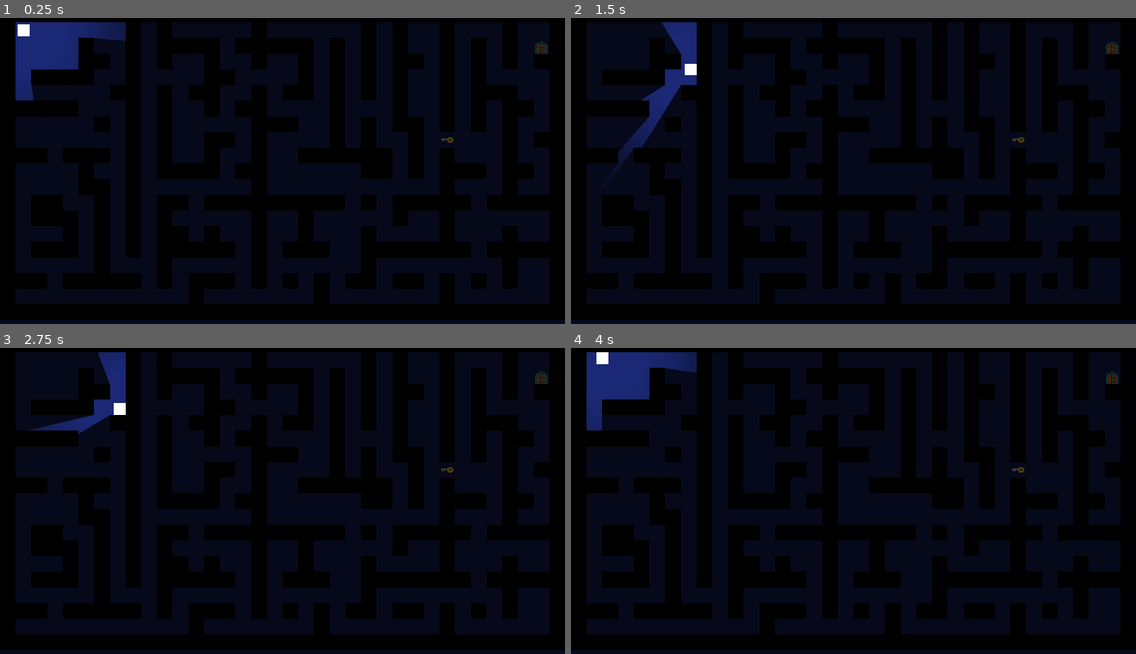
Above: before the commit, frames 1-4 (two rows, left to right).
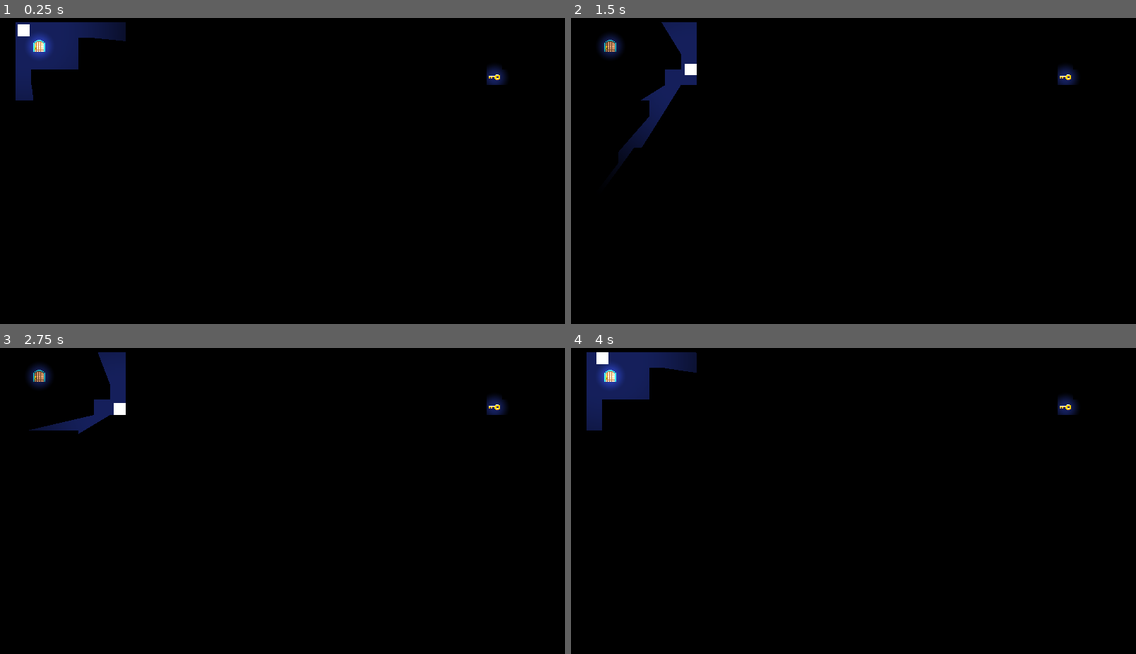
Above: after the commit, the same moments.

Repository: NA-Game-Design/LightMazeDemo
Game: Godot game, scene res://main.tscn
Same seed, same stepped clock (60 frames per second), same inputs: the game is played once before the commit and once after it.
Inputs:
- Up to frame 1 (0.25 s): no input
- Up to frame 2 (1.5 s): tap Enter at 0.5 s; hold Right (ui_right) 0.53-1.28 s; hold Down (ui_down) from 1.28 s (still down)
- Up to frame 3 (2.75 s): tap Space at 2 s; release Down (ui_down) at 2.03 s; hold Right (ui_right) from 2.03 s (still down)
- Up to frame 4 (4 s): tap Enter at 2.75 s; release Right (ui_right) at 2.78 s; hold Up (ui_up) 2.78-3.53 s; tap Space at 3.5 s; hold Left (ui_left) from 3.53 s (still down)

The runs differ from the first frame. In frame 1, 53% of the frame differs, in the area x 0-100%, y 1-100%; in frame 2, 53%; in frame 3, 53%; in frame 4, 53%.

Commit message:
RandomPos

Diff:
--- a/main.gd
+++ b/main.gd
@@ -1,45 +1,20 @@
 extends Node2D
 
+@onready var tilemap = $TileMap
 var has_key = false
-var valid_cells
-var screenSize
 
 # Called when the node enters the scene tree for the first time.
 func _ready():
-	randomize()
-	set_process(true)
-	screenSize = get_viewport().get_visible_rect().size
-	var rng = RandomNumberGenerator.new()
-	var rndX = rng.randi_range(0, screenSize.x)
-	var rndY = rng.randi_range(0, screenSize.y)
-	$Key.position = Vector2(rndX, rndY)
-	#update_key()
-	#$Key.set_position(cells_to_use.pop_front() * cell_size + cell_size/2)
-
+	var empty_cells = tilemap.get_used_cells_by_id(-1, -1, Vector2i(5, 0))
+	empty_cells.shuffle()  # Randomly shuffle them
+	var cell_size = tilemap.tile_set.tile_size
+	$Key.set_position(empty_cells.pop_front() * cell_size + cell_size/2)
+	$Door.set_position(empty_cells.pop_back() * cell_size + cell_size/2)
 
 
 # Called every frame. 'delta' is the elapsed time since the previous frame.
 func _process(delta):
 	pass
-
-func update_key():
-	var pos
-	var valid = false
-	var target_shape = CircleShape2D.new()
-	target_shape.radius = 16
-	while !valid:
-		var x1 = $Key.global_position.x + 16
-		var y1 = $Key.global_position.y + 16
-		var x2 = x1 + $Key/CollisionShape2D.shape.size.x - 32
-		var y2 = y1 + $Key/CollisionShape2D.shape.size.y - 32
-		pos = Vector2(randi_range(x1, x2), randi_range(y1, y2))
-		var space_state = get_world_2d().direct_space_state
-		var param = PhysicsShapeQueryParameters2D.new()
-		param.shape = target_shape
-		param.transform.origin = pos
-		var result = space_state.intersect_shape(param)
-		if result.size() == 0:
-			valid = true
 
 func _on_door_body_entered(body):
 	if has_key == false:
@@ -48,9 +23,8 @@
 
 	if has_key == true:
 		$Popup.dialog_text = "You escaped the maze! Play again?"
+		get_tree().paused = true
 		$Popup.show()
-
-
 
 func _on_key_body_entered(body):
 	has_key = true
@@ -62,8 +36,10 @@
 
 func _on_key_body_exited(body):
 	$Key/Sprite2D.hide()
+	$Key/PointLight2D.enabled = false
 
 
 func _on_popup_confirmed():
 	if has_key == true:
+		get_tree().paused = false
 		get_tree().reload_current_scene()
--- a/main.tscn
+++ b/main.tscn
@@ -1,9 +1,10 @@
-[gd_scene load_steps=7 format=3 uid="uid://d0sk34aa0qvcr"]
+[gd_scene load_steps=8 format=3 uid="uid://d0sk34aa0qvcr"]
 
-[ext_resource type="Script" path="res://mainB.gd" id="1_8447c"]
+[ext_resource type="Script" path="res://main.gd" id="1_8447c"]
 [ext_resource type="TileSet" uid="uid://dlr6oy17oulh8" path="res://new_tile_set.tres" id="1_eo5vs"]
 [ext_resource type="PackedScene" uid="uid://i1fxxl35tlbj" path="res://player.tscn" id="2_cojlt"]
 [ext_resource type="Texture2D" uid="uid://bt4msbj7okuyb" path="res://DoorAndKey.png" id="3_41weq"]
+[ext_resource type="Texture2D" uid="uid://xgr43v228xjl" path="res://LightMask.png" id="5_b5w6m"]
 
 [sub_resource type="RectangleShape2D" id="RectangleShape2D_x5v18"]
 
@@ -12,6 +13,9 @@
 
 [node name="Main" type="Node2D"]
 script = ExtResource("1_8447c")
+
+[node name="CanvasModulate" type="CanvasModulate" parent="."]
+color = Color(0, 0, 0, 1)
 
 [node name="ColorRect" type="ColorRect" parent="."]
 offset_left = -53.0
@@ -28,9 +32,6 @@
 [node name="Player" parent="." instance=ExtResource("2_cojlt")]
 position = Vector2(48, 48)
 
-[node name="CanvasModulate" type="CanvasModulate" parent="."]
-color = Color(0.288518, 0.288518, 0.288518, 1)
-
 [node name="Door" type="Area2D" parent="."]
 position = Vector2(1104, 84)
 
@@ -43,6 +44,9 @@
 region_enabled = true
 region_rect = Rect2(24, 0, 24, 24)
 
+[node name="PointLight2D" type="PointLight2D" parent="Door"]
+texture = ExtResource("5_b5w6m")
+
 [node name="Key" type="Area2D" parent="."]
 position = Vector2(432, 592)
 
@@ -54,6 +58,9 @@
 texture = ExtResource("3_41weq")
 region_enabled = true
 region_rect = Rect2(0, 0, 24, 24)
+
+[node name="PointLight2D" type="PointLight2D" parent="Key"]
+texture = ExtResource("5_b5w6m")
 
 [node name="Popup" type="AcceptDialog" parent="."]
 process_mode = 3
--- a/mainA.gd
+++ /dev/null
@@ -1,53 +0,0 @@
-extends Node2D
-
-@onready var tilemap = $TileMap
-var has_key = false
-var screensize
-var valid_cells
-# Called when the node enters the scene tree for the first time.
-func _ready():
-	randomize()
-	set_process(true)
-	screensize = get_viewport().get_visible_rect().size
-	get_valid_cells() # Compute the valid cells in the tilemap
-	var cells_to_use = valid_cells.duplicate() # Copy the cells
-	cells_to_use.shuffle()  # Randomly shuffle them
-	var cell_size = tilemap.tile_set.tile_size
-	$Key.set_position(cells_to_use.pop_front() * cell_size + cell_size/2)
-
-
-# Called every frame. 'delta' is the elapsed time since the previous frame.
-func _process(delta):
-	pass
-
-func get_valid_cells() -> void:
-	valid_cells = []
-	for cell in tilemap.get_used_cells(0):
-		valid_cells.append(cell)
-
-func _on_door_body_entered(body):
-	if has_key == false:
-		$Popup.dialog_text = "Find the key first!"
-		$Popup.show()
-
-	if has_key == true:
-		$Popup.dialog_text = "You escaped the maze! Play again?"
-		$Popup.show()
-
-
-
-func _on_key_body_entered(body):
-	has_key = true
-
-
-func _on_door_body_exited(body):
-	$Popup.hide()
-
-
-func _on_key_body_exited(body):
-	$Key/Sprite2D.hide()
-
-
-func _on_popup_confirmed():
-	if has_key == true:
-		get_tree().reload_current_scene()
--- a/mainB.gd
+++ /dev/null
@@ -1,43 +0,0 @@
-extends Node2D
-
-@onready var tilemap = $TileMap
-var has_key = false
-
-# Called when the node enters the scene tree for the first time.
-func _ready():
-	var empty_cells = tilemap.get_used_cells_by_id(-1, -1, Vector2i(5, 0))
-	empty_cells.shuffle()  # Randomly shuffle them
-	var cell_size = tilemap.tile_set.tile_size
-	$Key.set_position(empty_cells.pop_front() * cell_size + cell_size/2)
-
-
-# Called every frame. 'delta' is the elapsed time since the previous frame.
-func _process(delta):
-	pass
-
-func _on_door_body_entered(body):
-	if has_key == false:
-		$Popup.dialog_text = "Find the key first!"
-		$Popup.show()
-
-	if has_key == true:
-		$Popup.dialog_text = "You escaped the maze! Play again?"
-		get_tree().paused = true
-		$Popup.show()
-
-func _on_key_body_entered(body):
-	has_key = true
-
-
-func _on_door_body_exited(body):
-	$Popup.hide()
-
-
-func _on_key_body_exited(body):
-	$Key/Sprite2D.hide()
-
-
-func _on_popup_confirmed():
-	if has_key == true:
-		get_tree().paused = false
-		get_tree().reload_current_scene()
--- a/project.godot
+++ b/project.godot
@@ -17,5 +17,5 @@
 
 [display]
 
-window/size/mode=3
+window/size/mode=2
 window/stretch/mode="canvas_items"
